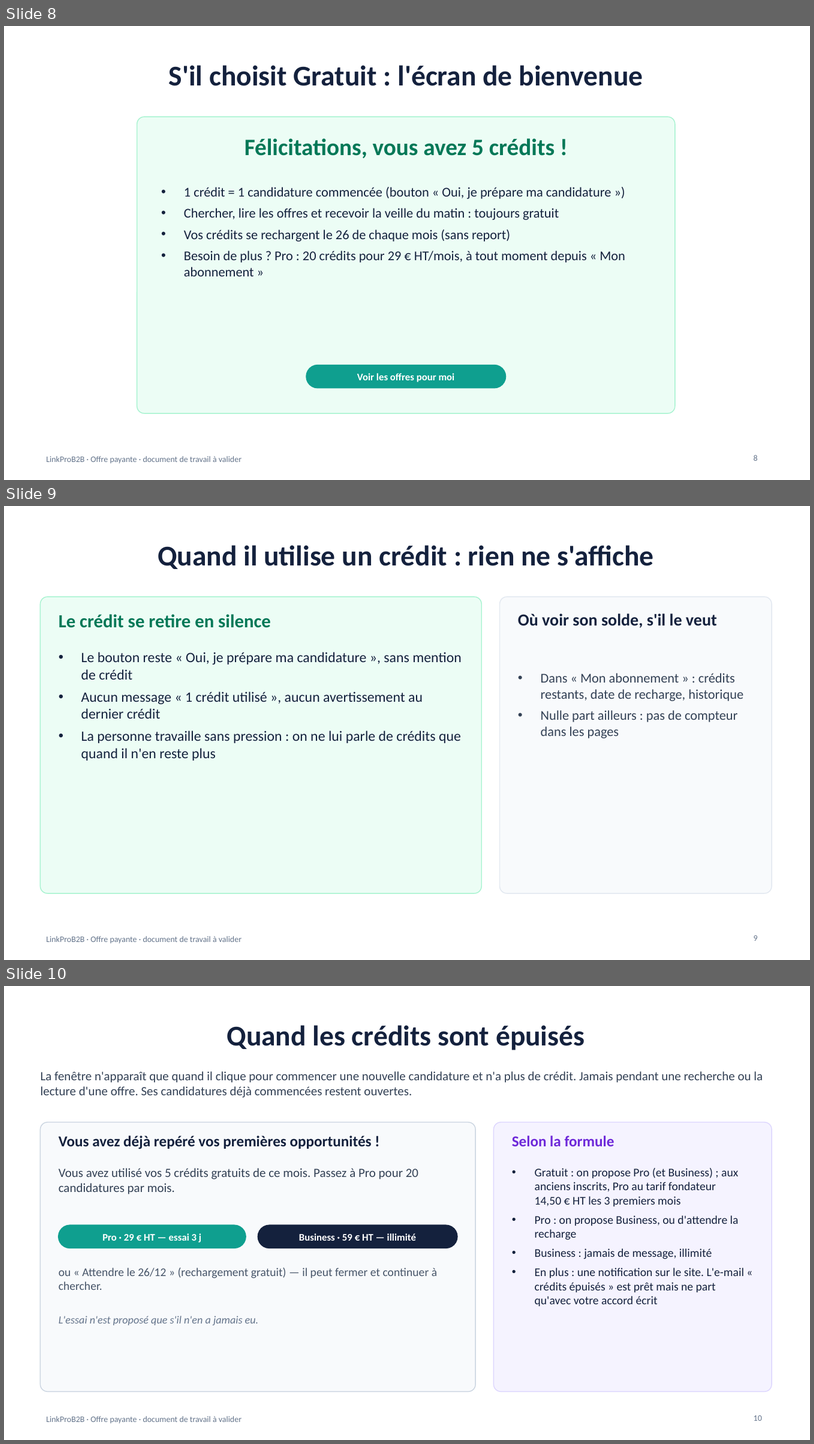
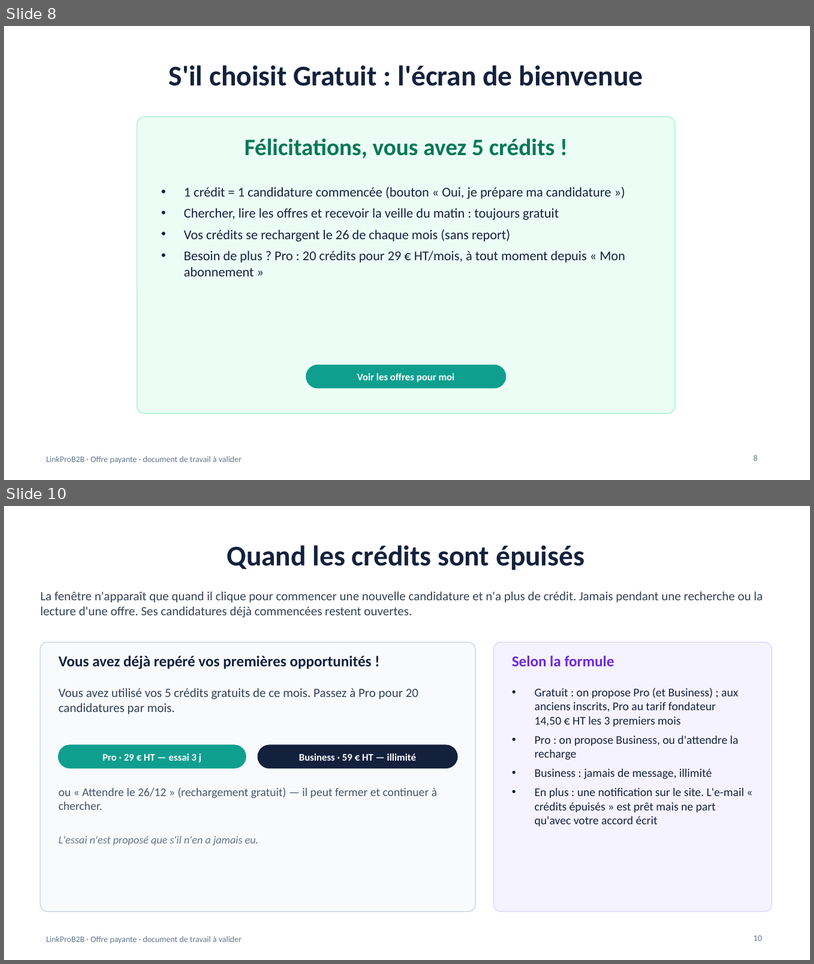
Before and after one commit to NAGAGNON/agora-b2b-plateform, a slide deck: docs/offre-payante-lancement.pptx. Shown one above the other, each under a label of ours: slides 8, 9 and 10 before the commit, slides 8 and 10 after it; the slides between them are not shown. The pictures are 814x1444 and 814x964 pixels, drawn with LibreOffice and Linux fonts; fonts in the diff are those of the drawing. Boxes give left, top, right and bottom in pixels: in the first picture for what was removed or moved away, otherwise in the second. Text is boxed around its words. In the diff, an @@ line names an element or a change of style, - is before the commit and + after.

```diff
--- a/docs/offre-payante-lancement.pptx
+++ b/docs/offre-payante-lancement.pptx
@@ slide 9 removed at <box>4,506,810,960</box>, background #FFFFFF; not listed: 1 template element that a slide beside it also shows @@
@@ title removed at <box>158,545,654,569</box> @@
-Quand il utilise un crédit : rien ne s'affiche
@@ rounded rectangle removed at <box>40,597,482,893</box> @@
@@ rounded rectangle removed at <box>500,597,772,893</box> @@
@@ text removed at <box>518,613,717,628</box> @@
-Où voir son solde, s'il le veut
@@ text removed at <box>59,614,271,628</box> @@
-Le crédit se retire en silence
@@ text removed at <box>81,652,462,760</box> @@
-• Le bouton reste « Oui, je prépare ma candidature », sans mention de crédit
-• Aucun message « 1 crédit utilisé », aucun avertissement au dernier crédit
-• La personne travaille sans pression : on ne lui parle de crédits que quand il n'en reste plus
@@ text removed at <box>541,673,744,738</box> @@
-• Dans « Mon abonnement » : crédits restants, date de recharge, historique
-• Nulle part ailleurs : pas de compteur dans les pages
@@ page number removed at <box>754,935,758,940</box> @@
-9
```
Also in this commit, not shown: 2 slides changed, 1 slide added, 1 other file.
